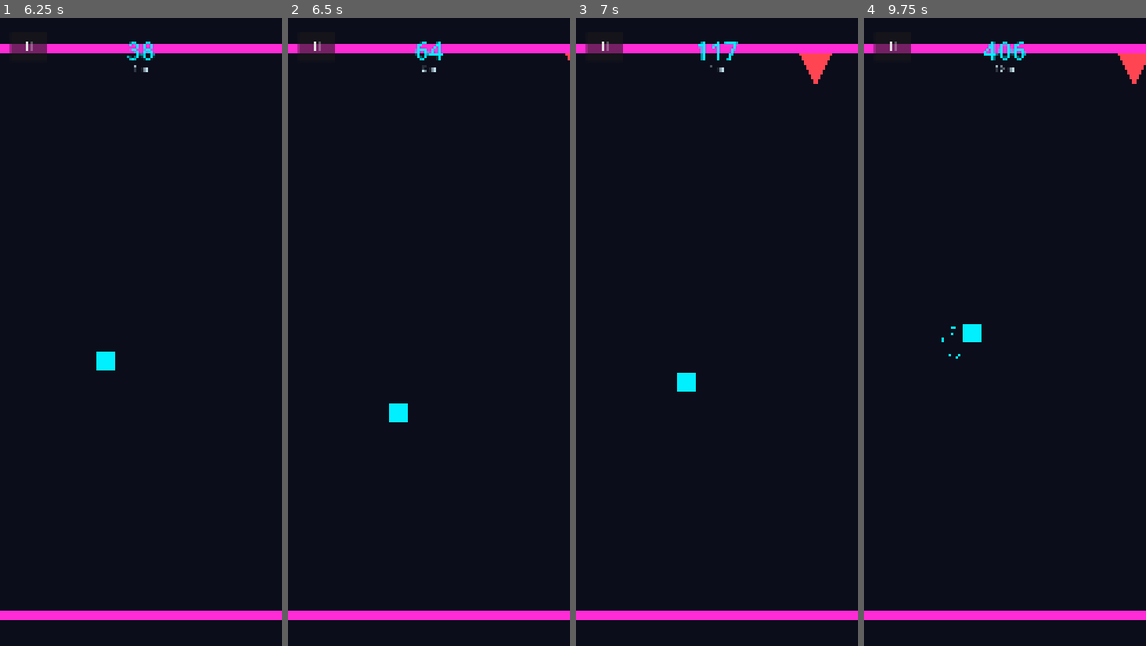
Above: before the commit, frames 1-4 (left to right).
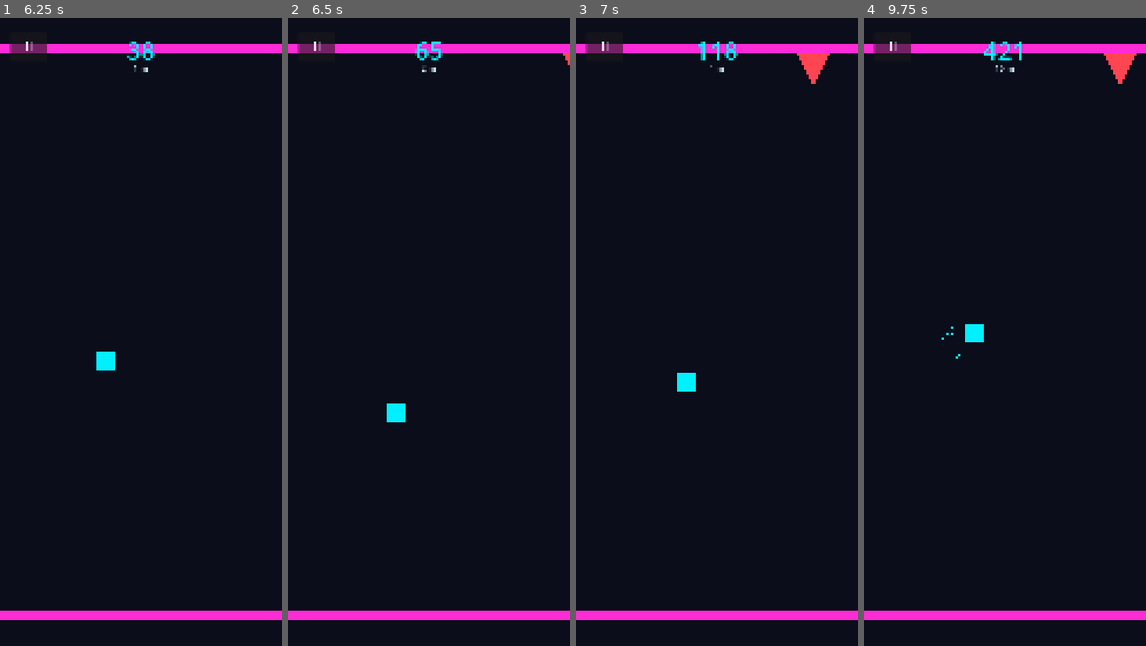
Above: after the commit, the same moments.

Repository: manav193/SHIFT-ZERO
Game: Godot game, scene res://src/presentation/scenes/boot.tscn
The game is run twice, just before and just after one commit, with the same random seed, the same clock (stepped at 60 frames per second) and the same inputs.
Inputs (mouse positions are in pixels of both pictures, inside the frame that each line leads up to):
- Up to frame 1 (6.25 s): tap Enter at 0.5 s; move the mouse to (203, 300) at 0.52 s; hold Space (game_tap) 0.53-1.25 s; click (203, 300) at 0.67 s; click "II" at 1.25 s; click "RESTART" at 2 s; click "II" at 2.75 s; click "RESTART" at 3.5 s; click "II" at 4.25 s; click "RESTART" at 5 s; move the mouse to (84, 363) at 5.77 s; tap Space (game_tap) at 5.85 s; click (84, 363) at 5.92 s
- Up to frame 2 (6.5 s): no input
- Up to frame 3 (7 s): move the mouse to (745, 193) at 6.52 s; hold Space (game_tap) from 6.53 s (still down); click (745, 193) at 6.67 s
- Up to frame 4 (9.75 s): move the mouse to (990, 457) at 7.27 s; release Space (game_tap) at 7.28 s; tap Space (game_tap) at 7.35, 8.85 s; click (990, 457) at 7.42 s; move the mouse to (1089, 426) at 8.02 s; hold Space (game_tap) 8.03-8.78 s; click (1089, 426) at 8.17 s; move the mouse to (920, 237) at 8.77 s; click (920, 237) at 8.92 s; move the mouse to (1019, 332) at 9.52 s; hold Space (game_tap) from 9.53 s (still down); click (1019, 332) at 9.67 s

Frame 1 is identical in both runs. In frame 2, 0.2% of the frame differs, in the area x 35-100%, y 3-65%; in frame 3, 0.2%; in frame 4, 0.6%, in the area x 27-100%, y 3-54%.

Commit message:
Fix CI tests and gameplay stability issues

Diff:
--- a/game/src/app/app.gd
+++ b/game/src/app/app.gd
@@ -97,6 +97,8 @@
 ## Filesystem save on real platforms; in-memory in headless CI (where
 ## user:// may not be writable).
 func _make_save_service() -> Object:
+    if OS.has_feature("headless") or DisplayServer.get_name() == "headless":
+        return _InMemorySaveService.new()
     return _FileSystemSaveService.new()
 
 
--- a/game/src/gameplay/game_world/game_world.tscn
+++ b/game/src/gameplay/game_world/game_world.tscn
@@ -21,6 +21,7 @@
 
 [node name="Player" parent="." instance=ExtResource("1_player_scene")]
 position = Vector2(540, 1200)
+difficulty = NodePath("../DifficultyDirector")
 
 [node name="WorldStreamer" type="Node2D" parent="."]
 script = ExtResource("2_streamer_script")
--- a/game/src/gameplay/obstacles/obstacle_spawner.gd
+++ b/game/src/gameplay/obstacles/obstacle_spawner.gd
@@ -52,12 +52,14 @@
 var _fair_min_flip_time_s: float = 0.55
 var _fair_min_flip_gap: float = 1000.0
 var _rng: RandomNumberGenerator
+var _spawning_enabled: bool = true
 
 
 func _ready() -> void:
     _reload_tunables()
     _rng = RNG.stream(RNG.STREAM_SPAWN, 42)
     _load_registry()
+    _spawning_enabled = not _types.is_empty()
     _resolve_target()
     _resolve_difficulty()
     _next_spawn_x = _first_spawn_x
@@ -72,7 +74,7 @@
 
 
 func _process(_delta: float) -> void:
-    if _target == null:
+    if _target == null or not _spawning_enabled:
         return
     var px: float = _target.position.x
     _spawn_while_needed(px)
@@ -80,8 +82,14 @@
 
 
 func _spawn_while_needed(px: float) -> void:
+    if _types.is_empty():
+        _spawning_enabled = false
+        return
     while _next_spawn_x < px + _spawn_horizon_ahead:
         var picked: Dictionary = _pick_type_fair()
+        if picked.is_empty():
+            _spawning_enabled = false
+            return
         _spawn_at(_next_spawn_x, picked)
         var raw_gap: float = _rng.randf_range(_spacing_min, _spacing_max) * _spacing_scale()
         _next_spawn_x += _apply_fair_min_gap(picked, raw_gap)
@@ -112,6 +120,9 @@
 
 
 func _spawn_at(x: float, type: Dictionary) -> void:
+    if not type.has("scene"):
+        _spawning_enabled = false
+        return
     var scene: PackedScene = type["scene"]
     var obs := scene.instantiate() as Node2D
     obs.position.x = x
@@ -139,7 +150,7 @@
     var side: String = str(t.get("safe_side", "either"))
     if _last_safe_side == "either" or side == "either":
         return true
-    return side == _last_safe_side or true  # flips are allowed; gap enforcer handles spacing
+    return side == _last_safe_side
 
 
 func _pick_weighted() -> Dictionary:
--- a/game/src/gameplay/player/player.gd
+++ b/game/src/gameplay/player/player.gd
@@ -3,7 +3,7 @@
 ## Core movement system for SHIFT // ZERO.
 ##
 ## Contract:
-##   - X velocity forced to `_run_speed * _speed_mult` (auto-run).
+##   - X velocity forced to run speed * difficulty * modifier multipliers.
 ##   - INPUT_TAP flips gravity between floor (+Y) and ceiling (-Y).
 ##   - Gravity magnitude, terminal velocity and flip cooldown come from
 ##     GameplayConfig (data-driven, live-tunable via Remote Config).
@@ -18,8 +18,11 @@
 const Events := preload("res://src/core/events.gd")
 const GameplayConfig := preload("res://src/gameplay/gameplay_config.gd")
 
+@export var difficulty: NodePath
+
 ## +1 -> gravity pulls DOWN. -1 -> gravity pulls UP.
 var _gravity_dir: int = 1
+var _difficulty: Node
 
 ## Timestamp (ms) of the last accepted flip -- used to enforce cooldown.
 var _last_flip_ms: int = -100000
@@ -43,6 +46,7 @@
 
 func _ready() -> void:
     _reload_tunables()
+    _resolve_difficulty()
     add_to_group("player")
     EventBus.subscribe(Events.INPUT_TAP, _on_input_tap)
     EventBus.subscribe(Events.REMOTE_CONFIG_ACTIVATED, _on_remote_config_activated)
@@ -69,7 +73,7 @@
         return
     velocity.y += float(_gravity_dir) * _gravity_magnitude * _gravity_mult * delta
     velocity.y = clampf(velocity.y, -_terminal_velocity, _terminal_velocity)
-    velocity.x = _run_speed * _speed_mult
+    velocity.x = _run_speed * speed_multiplier()
     move_and_slide()
     _detect_landing()
 
@@ -95,7 +99,7 @@
 
 
 func speed_multiplier() -> float:
-    return _speed_mult
+    return _speed_mult * _difficulty_speed_multiplier()
 
 
 func gravity_multiplier() -> float:
@@ -166,3 +170,17 @@
     _terminal_velocity = GameplayConfig.get_float("terminal_velocity")
     _flip_cooldown_ms = GameplayConfig.get_int("tap_flip_cooldown_ms")
     _run_speed = GameplayConfig.get_float("player_base_speed")
+
+
+func _resolve_difficulty() -> void:
+    if difficulty.is_empty():
+        return
+    var n := get_node_or_null(difficulty)
+    if n != null:
+        _difficulty = n
+
+
+func _difficulty_speed_multiplier() -> float:
+    if _difficulty == null or not _difficulty.has_method("speed_multiplier"):
+        return 1.0
+    return float(_difficulty.speed_multiplier())
Not shown, changed: .github/workflows/ci.yml
Not shown, changed: scripts/check_forbidden.py
Not shown, changed: scripts/run_tests.sh
